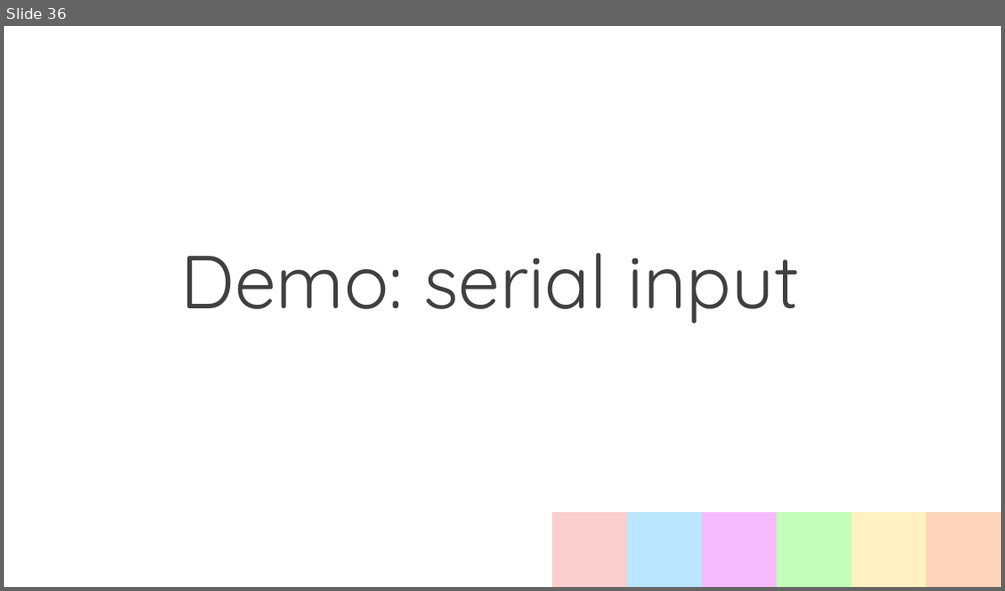
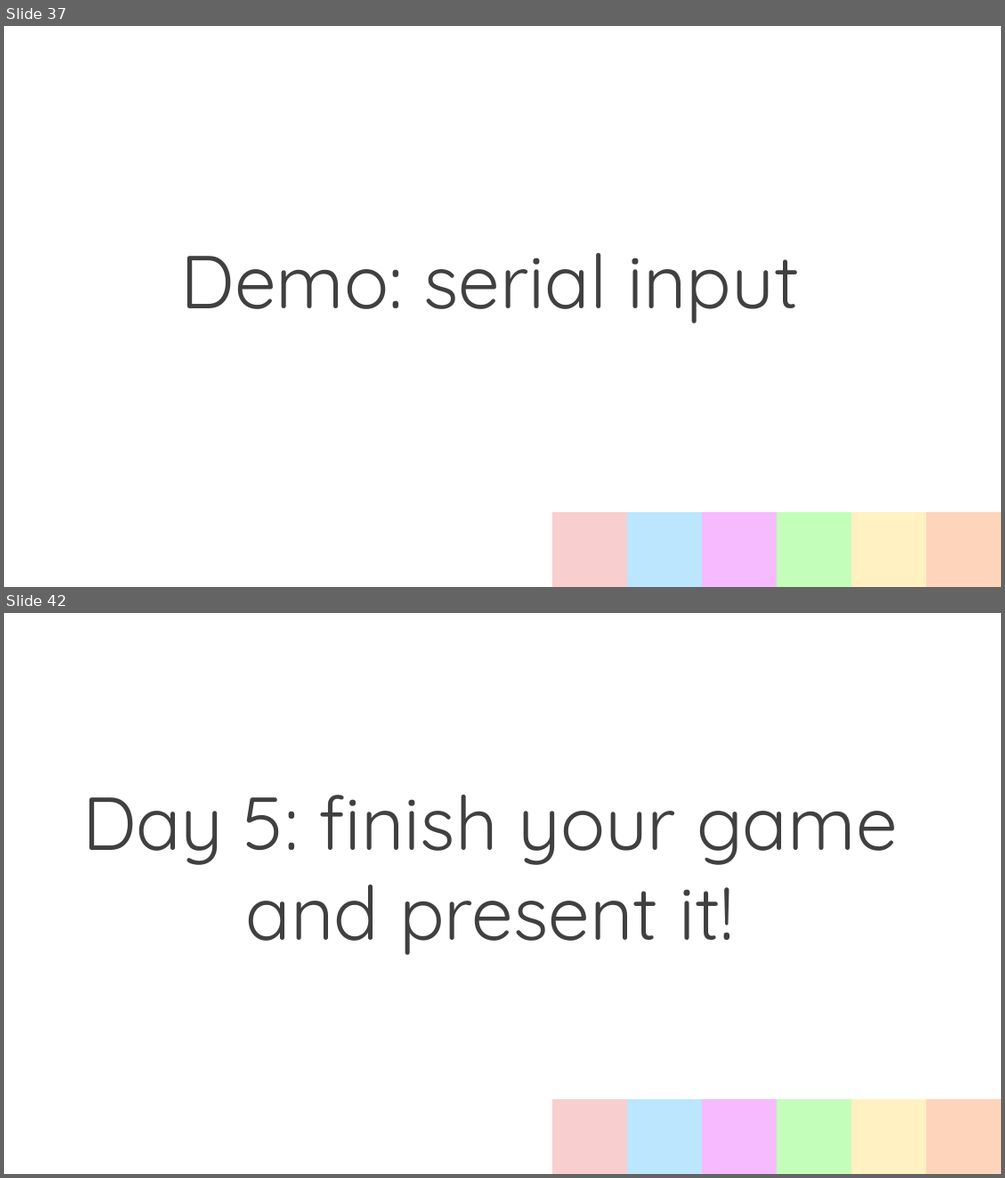
Before and after one commit to BMW-lab-MSU/game-controller-summer-camp, a slide deck: slides/programming-your-own-world-slides.odp. Shown one above the other, each under a label of ours: slide 36 before the commit, slides 37 and 42 after it; the slides between them are not shown. The pictures are 1005x591 and 1005x1178 pixels, drawn with LibreOffice and Linux fonts; fonts in the diff are those of the drawing. Boxes give left, top, right and bottom in pixels: in the first picture for what was removed or moved away, otherwise in the second. Text is boxed around its words. In the diff, an @@ line names an element or a change of style, - is before the commit and + after.

```diff
--- a/slides/programming-your-own-world-slides.odp
+++ b/slides/programming-your-own-world-slides.odp
@@ slide 42 added at [4,613,1001,1174], background #FFFFFF; not listed: 6 template elements that a slide beside it also shows @@
@@ title added at [82,795,898,955], 72 pt, text #404040 @@
+Day 5: finish your game and present it!
@@ what was slide 36 is now slide 37 @@
```
Also in this commit, not shown: 1 slide changed, 4 other slides added.
